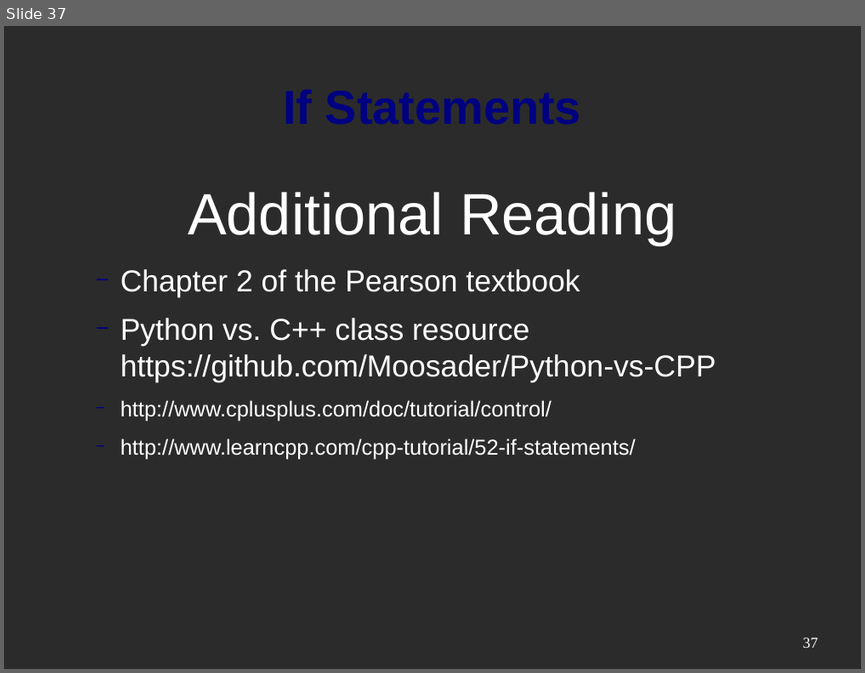
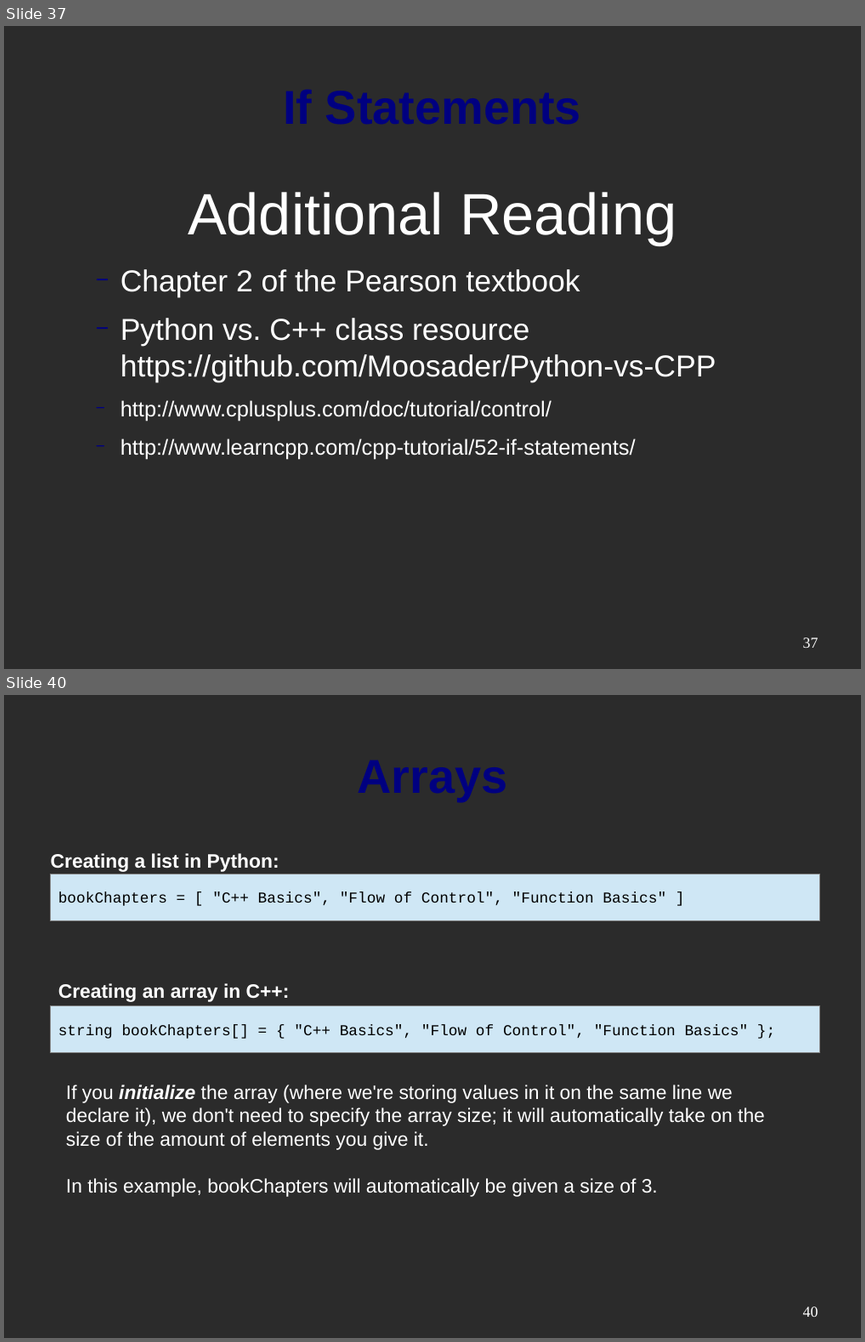
Before and after one commit to mactwist555/CPP-Course, a slide deck: Week 01/Python vs CPP.odp. Shown one above the other, each under a label of ours: slide 37 before the commit, slides 37 and 40 after it; the slides between them are not shown. The pictures are 865x673 and 865x1342 pixels, drawn with LibreOffice and Linux fonts; fonts in the diff are those of the drawing; background and template pictures are left out; a plain dark background stands for a picture behind light text. Boxes give left, top, right and bottom in pixels: in the first picture for what was removed or moved away, otherwise in the second. Text is boxed around its words. In the diff, an @@ line names an element or a change of style, - is before the commit and + after.

```diff
--- a/Week 01/Python vs CPP.odp
+++ b/Week 01/Python vs CPP.odp
@@ slide 40 added at [4,695,861,1338], background picture (left out) @@
@@ title added at [46,721,818,828], 44 pt, text #000080, bold @@
+Arrays
@@ text added at [51,853,279,872], 18 pt, text #FFFFFF, bold @@
+Creating a list in Python:
@@ rectangle added at [51,873,820,920], fill #CFE7F5, outline #808080 0 pt, 14 pt, text #000000 @@
+bookChapters = [ "C++ Basics", "Flow of Control", "Function Basics" ]
@@ text added at [58,983,290,1002], 18 pt, text #FFFFFF, bold @@
+Creating an array in C++:
@@ rectangle added at [51,1006,820,1053], fill #CFE7F5, outline #808080 0 pt, 14 pt, text #000000 @@
+string bookChapters[] = { "C++ Basics", "Flow of Control", "Function Basics" };
@@ text added at [66,1084,765,1197], 18 pt, text #FFFFFF @@
+If you initialize the array (where we're storing values in it on the same line we declare it), we don't need to specify the array size; it will automatically take on the size of the amount of elements you give it.
+In this example, bookChapters will automatically be given a size of 3.
@@ page number added at [803,1306,818,1316], 14 pt, text #FFFFFF @@
+40
```
Also in this commit, not shown: 5 slides changed, 20 other slides added, 2 slides removed.
